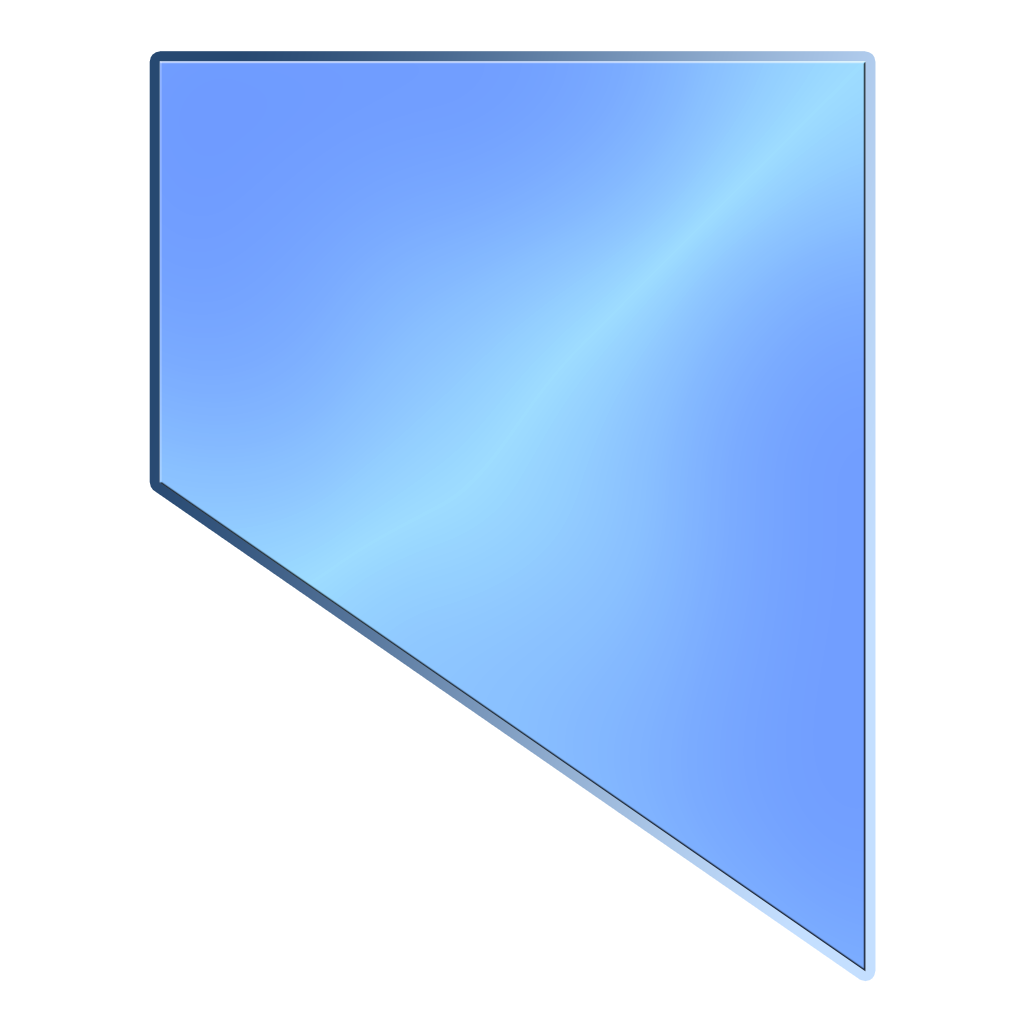
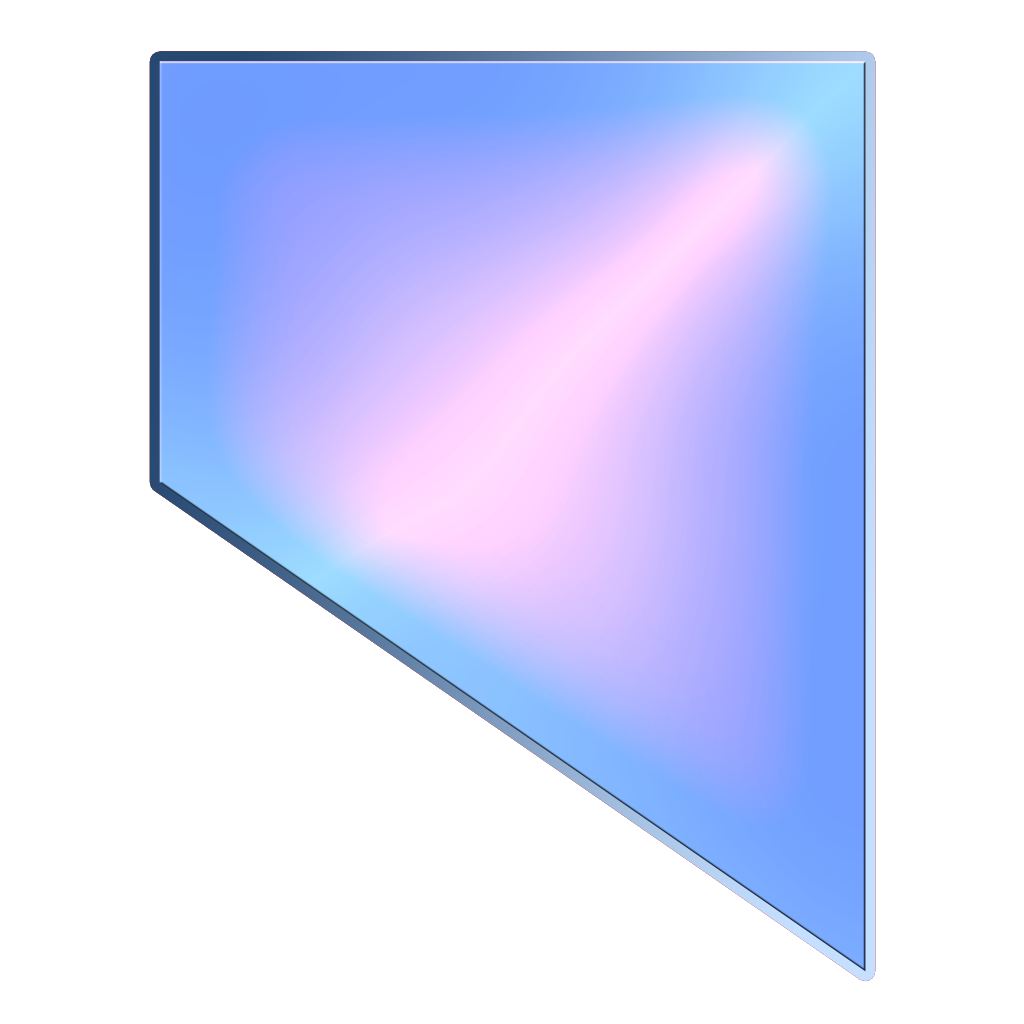
Comparing the layer stacks of the two 1024 × 1024 images. Changes:
removed layer "Shape 5 copy 2" (was overlay) over [159, 61, 866, 972]
removed layer "Shape 5" over [159, 61, 866, 972]
added layer "Layer 1 copy 2" (overlay) above "Layer 1 copy" over [159, 61, 866, 972]
added layer "Layer 1 copy" (luminosity) above "Layer 1" over [159, 61, 866, 972]
added layer "Layer 1" above "Layer 0" over [159, 61, 866, 972]
